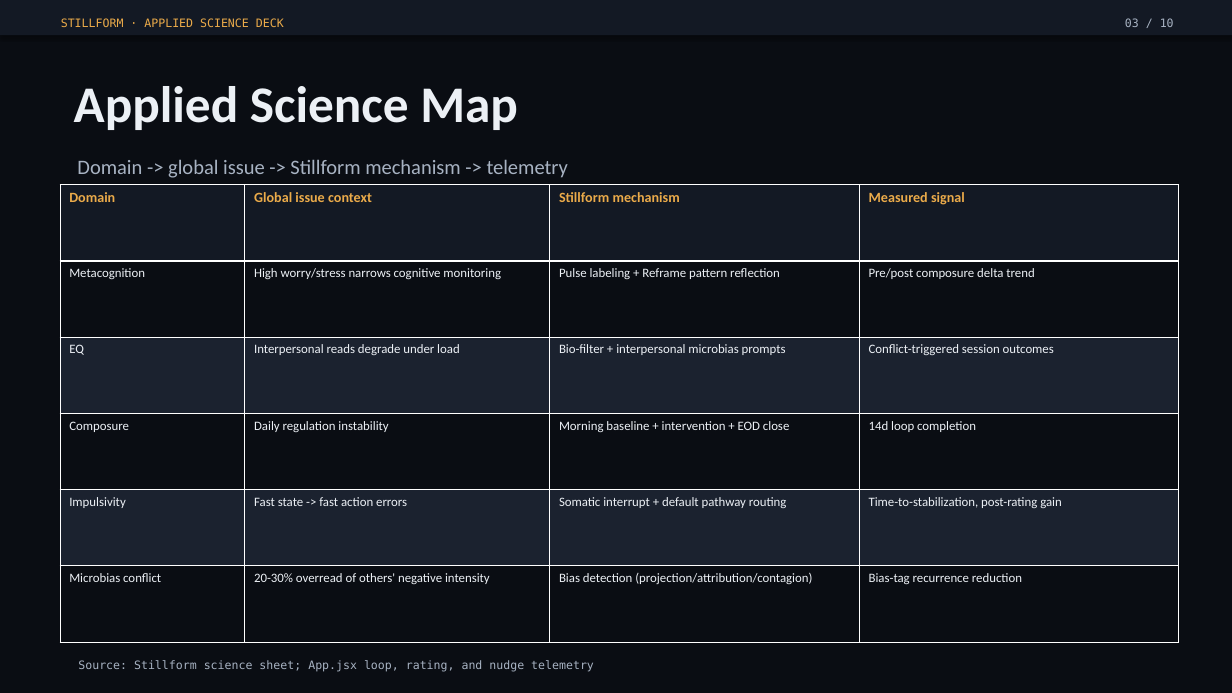
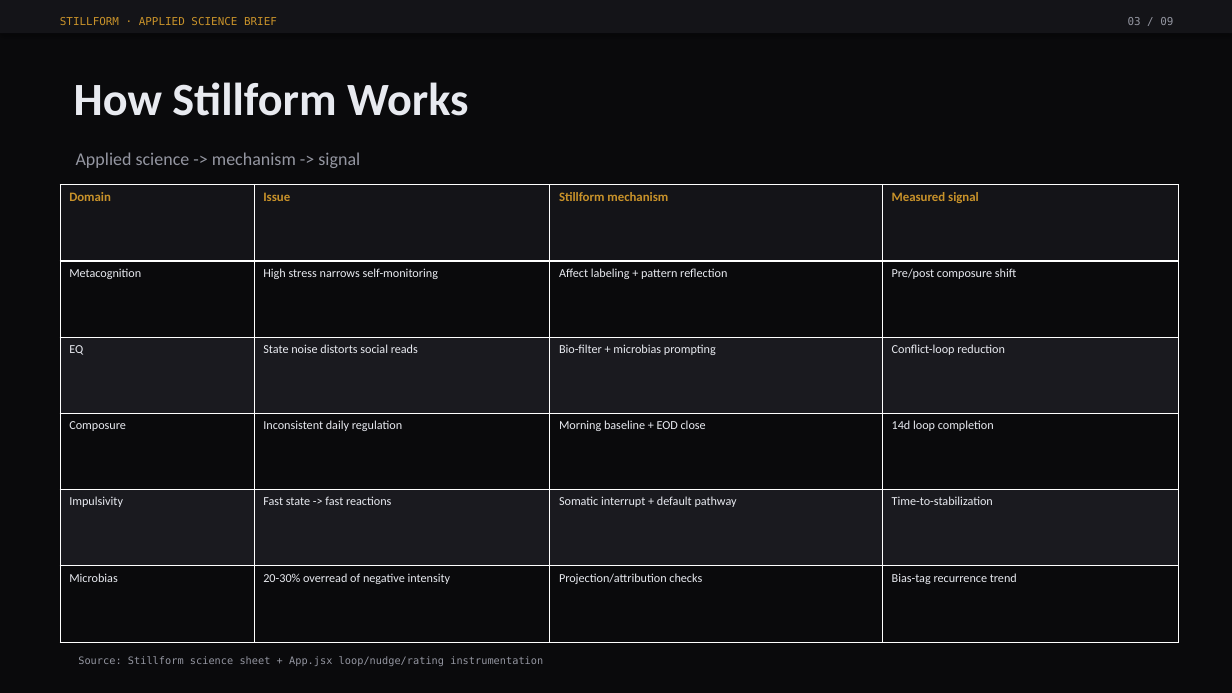
Before and after one commit to EmberEnterprises/Stillform, a slide deck: slide 3 of public/Stillform_Executive_Deck.pptx. Drawn at 1232x693 pixels with LibreOffice and Linux fonts; fonts in the diff are those of the drawing. Boxes give left, top, right and bottom in pixels: in the first picture for what was removed or moved away, otherwise in the second. Text is boxed around its words. In the diff, an @@ line names an element or a change of style, - is before the commit and + after.

```diff
--- a/public/Stillform_Executive_Deck.pptx
+++ b/public/Stillform_Executive_Deck.pptx
@@ background #0A0D13 to #0A0A0C @@
@@ rectangle at [0, 0, 1232, 33]: fill #131924 to #141418 @@
@@ text at [60, 17, 277, 25]: text changed; size 9 to 8.5 pt; text colour #EBAB4A to #C8922A @@
-STILLFORM · APPLIED SCIENCE DECK
+STILLFORM · APPLIED SCIENCE BRIEF
@@ text at [1128, 17, 1173, 25]: text changed; size 9 to 8.5 pt; text colour #A7B2C2 to #9496A1 @@
-03 / 10
+03 / 09
@@ text at [74, 82, 468, 116]: text changed; size 40 to 36 pt; text colour #ECF0F5 to #E8EAF0 @@
-Applied Science Map
+How Stillform Works
@@ text at [76, 152, 360, 168]: text changed; size 16 to 14 pt; text colour #A7B2C2 to #9496A1 @@
-Domain -> global issue -> Stillform mechanism -> telemetry
+Applied science -> mechanism -> signal
@@ table at [60, 185, 1178, 642] @@
-row 1, column 2: Global issue context
+row 1, column 2: Issue
-row 2: Metacognition | High worry/stress narrows cognitive monitoring | Pulse labeling + Reframe pattern reflection | Pre/post composure delta trend
+row 2: Metacognition | High stress narrows self-monitoring | Affect labeling + pattern reflection | Pre/post composure shift
-row 3: EQ | Interpersonal reads degrade under load | Bio-filter + interpersonal microbias prompts | Conflict-triggered session outcomes
+row 3: EQ | State noise distorts social reads | Bio-filter + microbias prompting | Conflict-loop reduction
-row 4, column 2: Daily regulation instability
+row 4, column 2: Inconsistent daily regulation
-row 4, column 3: Morning baseline + intervention + EOD close
+row 4, column 3: Morning baseline + EOD close
-row 5: Impulsivity | Fast state -> fast action errors | Somatic interrupt + default pathway routing | Time-to-stabilization, post-rating gain
+row 5: Impulsivity | Fast state -> fast reactions | Somatic interrupt + default pathway | Time-to-stabilization
-row 6: Microbias conflict | 20-30% overread of others' negative intensity | Bias detection (projection/attribution/contagion) | Bias-tag recurrence reduction
+row 6: Microbias | 20-30% overread of negative intensity | Projection/attribution checks | Bias-tag recurrence trend
@@ fill #131924 to #141418 in row 1 @@
@@ fill #0A0D13 to #0A0A0C in 12 cells @@
@@ fill #1B222F to #1A1A1F in 8 cells @@
@@ size 11 to 10 pt, text colour #EBAB4A to #C8922A in "Domain", "Stillform mechanism", "Measured signal" @@
@@ size 10 to 9.5 pt, text colour #ECF0F5 to #E8EAF0 in "Metacognition", "EQ", "Composure", "14d loop completion" and 1 more places @@
@@ text at [78, 656, 543, 666]: text changed; size 9 to 8 pt; text colour #A7B2C2 to #9496A1 @@
-Source: Stillform science sheet; App.jsx loop, rating, and nudge telemetry
+Source: Stillform science sheet + App.jsx loop/nudge/rating instrumentation
```
Also in this commit, not shown: 3 other slides changed, 5 slides added, 6 slides removed, 2 other files.
